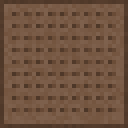
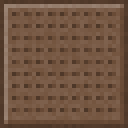
Layer changes from the first 128 x 128 image to the second:
painted on "shading" (2nd of 2, in "shading") over [4, 4, 124, 124]
